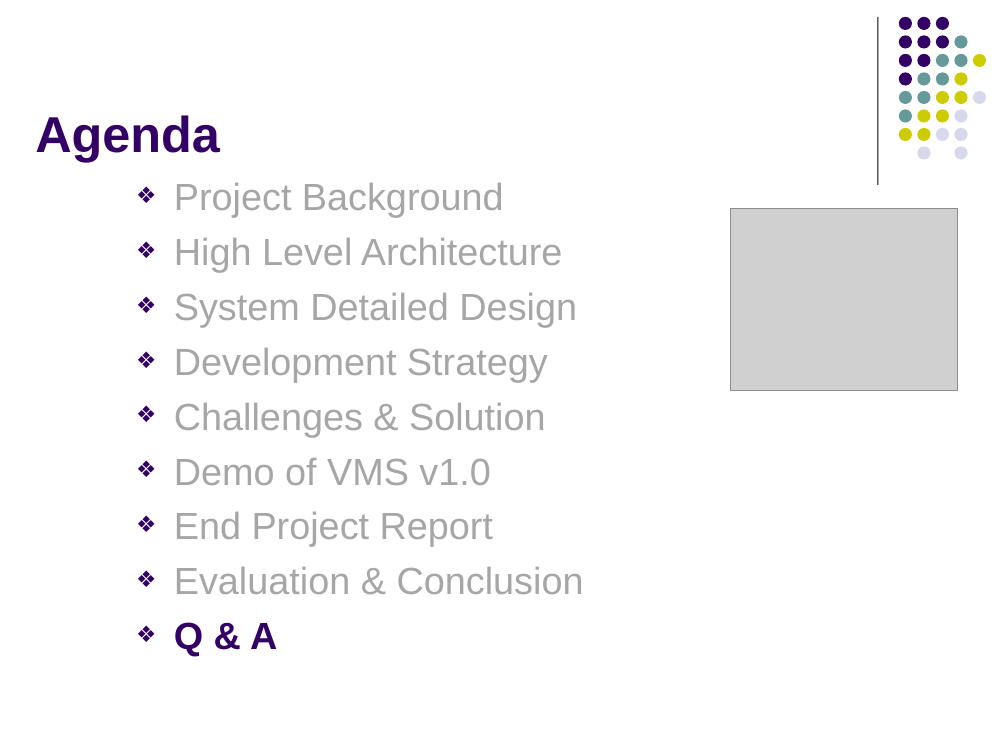
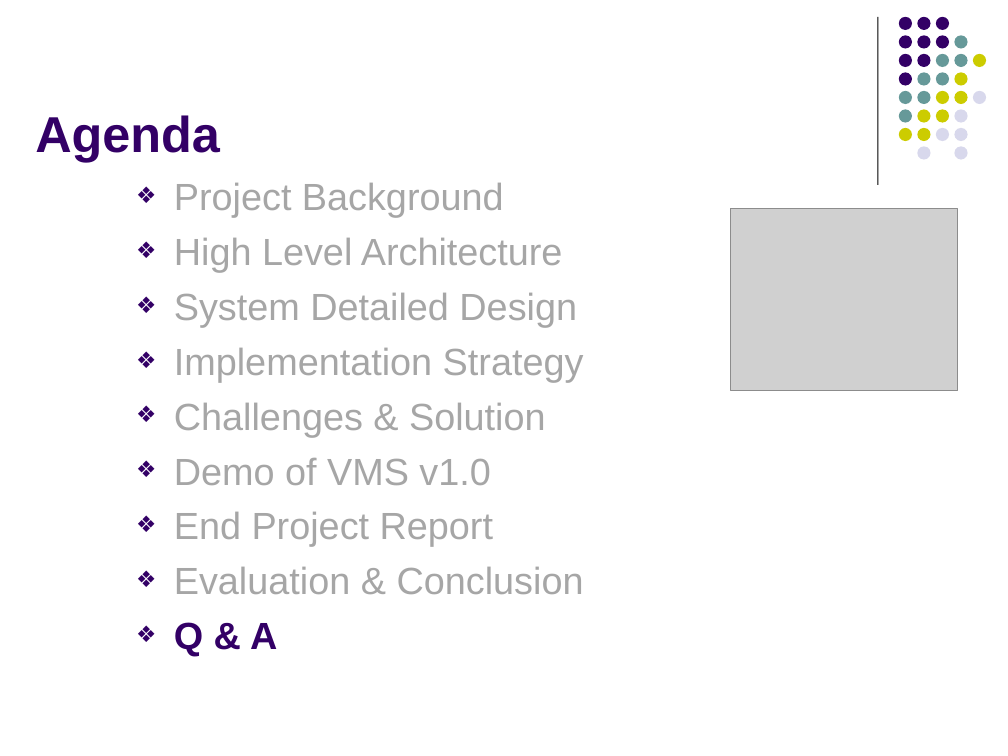
Before and after one commit to imireasa/mtech-se18-t08s, a slide deck: slide 29 of docs/W-9 Working Document/W-9.3 Presentation Slides/Phase 3/Submission/vms_presentation_3_v1.0.pptx. Drawn at 1008x756 pixels with LibreOffice and Linux fonts; fonts in the diff are those of the drawing; grey boxes stand for pictures. Boxes give left, top, right and bottom in pixels: in the first picture for what was removed or moved away, otherwise in the second. Text is boxed around its words. In the diff, an @@ line names an element or a change of style, - is before the commit and + after.

```diff
--- a/docs/W-9 Working Document/W-9.3 Presentation Slides/Phase 3/Submission/vms_presentation_3_v1.0.pptx
+++ b/docs/W-9 Working Document/W-9.3 Presentation Slides/Phase 3/Submission/vms_presentation_3_v1.0.pptx
@@ text at [174, 348, 584, 382]: text changed @@
-❖ Development Strategy
+❖ Implementation Strategy
```
Also in this commit, not shown: 4 other slides changed, 1 other file.
